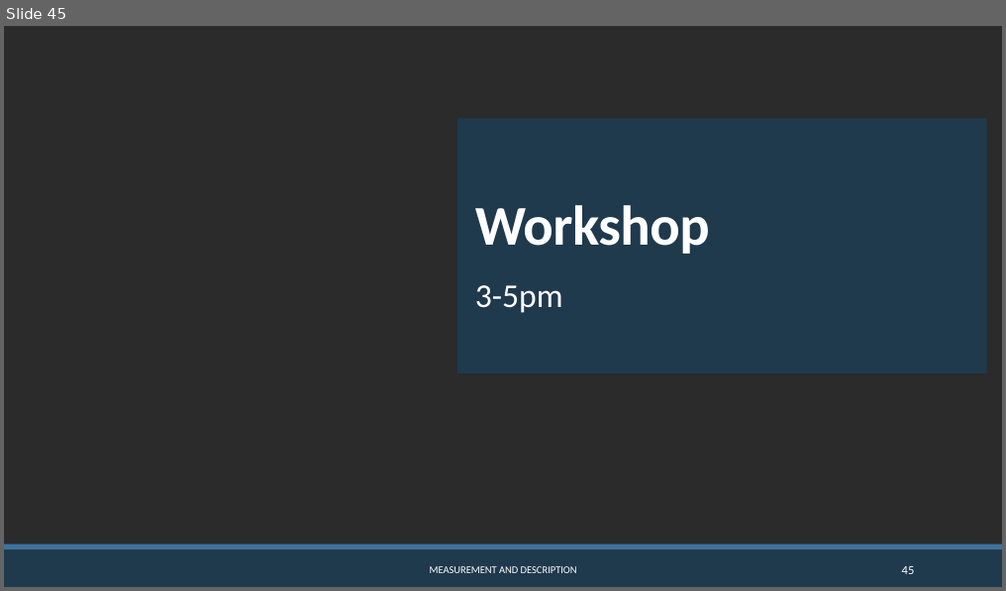
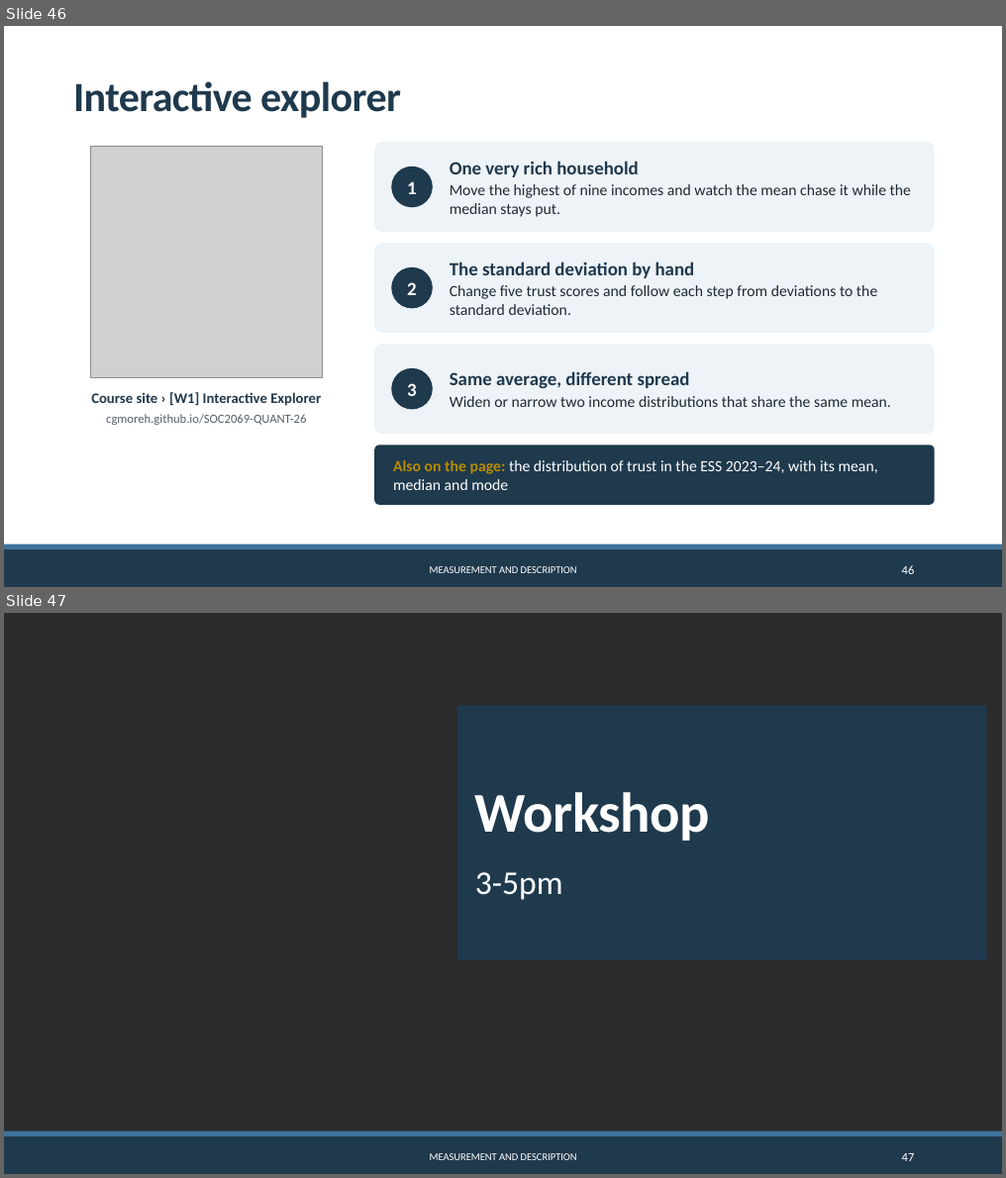
Before and after one commit to CGMoreh/SOC2069-QUANT-26, a slide deck: Materials/Slides/slides_w1.pptx. Shown one above the other, each under a label of ours: slide 45 before the commit, slides 46 and 47 after it. The pictures are 1006x591 and 1006x1178 pixels, drawn with LibreOffice and Linux fonts; fonts in the diff are those of the drawing; grey boxes stand for pictures; background and template pictures are left out; a plain dark background stands for a picture behind light text. Boxes give left, top, right and bottom in pixels: in the first picture for what was removed or moved away, otherwise in the second. Text is boxed around its words. In the diff, an @@ line names an element or a change of style, - is before the commit and + after.

```diff
--- a/Materials/Slides/slides_w1.pptx
+++ b/Materials/Slides/slides_w1.pptx
@@ slide 46 added at box(4, 26, 1002, 587), background #FFFFFF; not listed: 2 template elements that a slide beside it also shows @@
@@ title added at box(73, 81, 401, 118), 40 pt, text #20394E, bold @@
+Interactive explorer
@@ rounded rectangle added at box(374, 142, 935, 232), fill #EEF3F7 @@
@@ picture added at box(90, 146, 322, 377) @@
@@ ellipse added at box(391, 167, 433, 208), fill #1F394D, 18 pt, text #FFFFFF, bold @@
+1
@@ text added at box(450, 161, 911, 217), 15 pt, text #1F2A33 @@
+One very rich household
+Move the highest of nine incomes and watch the mean chase it while the median stays put.
@@ rounded rectangle added at box(374, 243, 935, 333), fill #EEF3F7 @@
@@ text added at box(450, 262, 877, 315), 15 pt, text #1F2A33 @@
+The standard deviation by hand
+Change five trust scores and follow each step from deviations to the standard deviation.
@@ ellipse added at box(391, 268, 433, 309), fill #1F394D, 18 pt, text #FFFFFF, bold @@
+2
@@ rounded rectangle added at box(374, 344, 935, 434), fill #EEF3F7 @@
@@ ellipse added at box(391, 369, 433, 409), fill #1F394D, 18 pt, text #FFFFFF, bold @@
+3
@@ text added at box(450, 372, 891, 407), 15 pt, text #1F2A33 @@
+Same average, different spread
+Widen or narrow two income distributions that share the same mean.
@@ text added at box(91, 392, 321, 425), 14 pt, text #1F394D, bold @@
+Course site › [W1] Interactive Explorer
+cgmoreh.github.io/SOC2069-QUANT-26
@@ rounded rectangle added at box(374, 445, 935, 505), fill #1F394D @@
@@ text added at box(393, 461, 878, 490), 15 pt, text #FFFFFF @@
+Also on the page: the distribution of trust in the ESS 2023–24, with its mean, median and mode
@@ text added at box(430, 567, 577, 573), 10 pt, text #FFFFFF @@
+MEASUREMENT AND DESCRIPTION
@@ page number added at box(902, 566, 915, 574), 12 pt, text #FFFFFF @@
+46
@@ what was slide 45 is now slide 47 @@
@@ page number at box(902, 1154, 915, 1161): text changed @@
-45
+47
```
Also in this commit, not shown: 3 other slides added, 2 slides removed, 36 other files.
